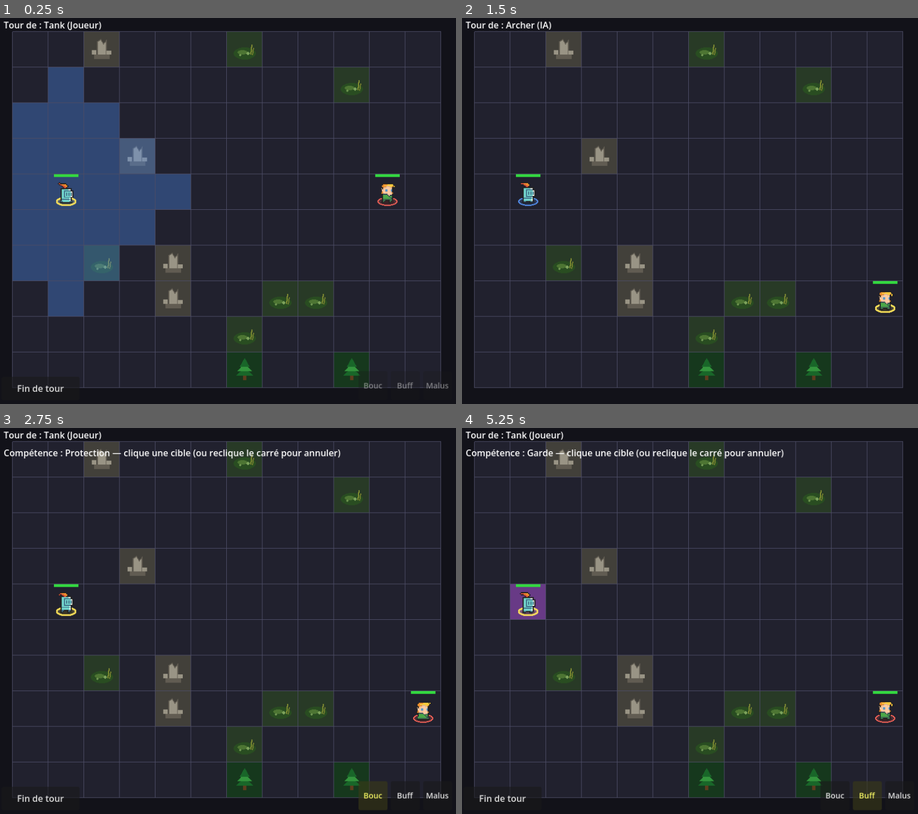
Above: before the commit, frames 1-4 (two rows, left to right).
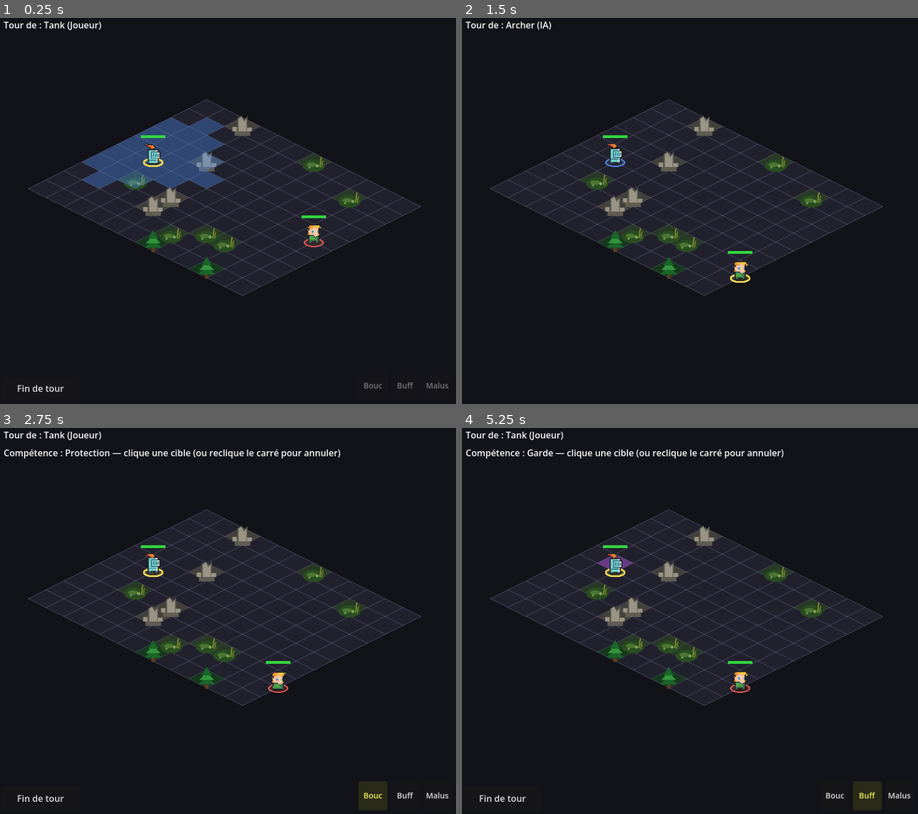
Above: after the commit, the same moments.

Repository: bodji27200-web/mon-jeux-video-
Game: Godot game, scene res://Main.tscn
Same seed, same stepped clock (60 frames per second), same inputs: the game is played once before the commit and once after it. This scene is started directly instead of the project's main scene.
Inputs (mouse positions are in pixels of both pictures, inside the frame that each line leads up to):
- Up to frame 1 (0.25 s): no input
- Up to frame 2 (1.5 s): click "Fin de tour" at 0.5 s; tap Enter (ui_accept) at 1.25 s; move the mouse to (790, 191) at 1.27 s; click (790, 191) at 1.42 s
- Up to frame 3 (2.75 s): tap Enter (ui_accept) at 1.52 s; click "Bouc" at 2 s
- Up to frame 4 (5.25 s): click "Buff" at 2.75 s; click "Malus" at 3.5 s; click "Bouc" at 4.25 s; click "Buff" at 5 s

The runs differ from the first frame. In frame 1, 29% of the frame differs, in the area x 2-97%, y 3-96%; in frame 2, 17%; in frame 3, 17%; in frame 4, 17%.

Commit message:
Vue isométrique (type Into the Breach / XCOM) : grille en losanges, tri en profondeur des unités, gameplay inchangé

Diff:
--- a/Grid.gd
+++ b/Grid.gd
@@ -4,7 +4,16 @@
 
 const COLUMNS := 12
 const ROWS := 10
-const CELL_SIZE := 64
+const CELL_SIZE := 64  # conservé pour les rayons d'effets visuels (SkillFX)
+
+# --- Projection isométrique (vue inclinée type Into the Breach / XCOM) ---
+# Une case = un losange de TILE_W de large et TILE_H de haut (ratio 2:1).
+# Le gameplay reste sur des coordonnées de grille entières ; seule la conversion
+# case <-> écran change (cell_to_local / local_to_cell).
+const TILE_W := 64.0
+const TILE_H := 32.0
+# Décalage d'origine : pousse la grille pour que tout reste en coordonnées >= 0.
+const ISO_ORIGIN := Vector2(320.0, 40.0)
 
 const COLOR_CELL := Color(0.13, 0.13, 0.18)
 const COLOR_LINE := Color(0.30, 0.30, 0.40)
@@ -21,37 +30,48 @@
 
 
 func _draw() -> void:
-	var w := COLUMNS * CELL_SIZE
-	var h := ROWS * CELL_SIZE
-	# Cases de base
-	for col in COLUMNS:
-		for row in ROWS:
-			draw_rect(_cell_rect(Vector2i(col, row)), COLOR_CELL)
-	# Terrain tactique : fond teinté discret (zone d'effet) + décor vectoriel.
+	# Sol : un losange par case (du fond vers l'avant pour un recouvrement propre).
+	for row in ROWS:
+		for col in COLUMNS:
+			var cell := Vector2i(col, row)
+			_fill_cell(cell, COLOR_CELL)
+			_outline_cell(cell, COLOR_LINE, 1.0)
+	# Terrain tactique : losange teinté (zone d'effet) + décor vectoriel debout.
 	for cell in terrain:
 		var tid: String = terrain[cell]
 		if not GameData.TERRAIN.has(tid):
 			continue
-		draw_rect(_cell_rect(cell), GameData.TERRAIN[tid].color)
+		_fill_cell(cell, GameData.TERRAIN[tid].color)
 		_draw_terrain_feature(cell, tid)
-	# Highlights navigation
+	# Highlights navigation (posés à plat sur les losanges).
 	for cell in move_cells:
-		draw_rect(_cell_rect(cell), COLOR_MOVE)
+		_fill_cell(cell, COLOR_MOVE)
 	for cell in target_cells:
-		draw_rect(_cell_rect(cell), COLOR_TARGET)
+		_fill_cell(cell, COLOR_TARGET)
 	for cell in heal_cells:
-		draw_rect(_cell_rect(cell), COLOR_HEAL)
+		_fill_cell(cell, COLOR_HEAL)
 	for cell in skill_cells:
-		draw_rect(_cell_rect(cell), COLOR_SKILL)
-	# Lignes de grille
-	for col in COLUMNS + 1:
-		draw_line(Vector2(col * CELL_SIZE, 0), Vector2(col * CELL_SIZE, h), COLOR_LINE, 1.0)
-	for row in ROWS + 1:
-		draw_line(Vector2(0, row * CELL_SIZE), Vector2(w, row * CELL_SIZE), COLOR_LINE, 1.0)
+		_fill_cell(cell, COLOR_SKILL)
 
 
-func _cell_rect(cell: Vector2i) -> Rect2:
-	return Rect2(cell.x * CELL_SIZE, cell.y * CELL_SIZE, CELL_SIZE, CELL_SIZE)
+# Les 4 sommets du losange d'une case (haut, droite, bas, gauche).
+func _diamond_points(cell: Vector2i) -> PackedVector2Array:
+	var c := cell_to_local(cell)
+	return PackedVector2Array([
+		c + Vector2(0.0, -TILE_H / 2.0),
+		c + Vector2(TILE_W / 2.0, 0.0),
+		c + Vector2(0.0, TILE_H / 2.0),
+		c + Vector2(-TILE_W / 2.0, 0.0)])
+
+
+func _fill_cell(cell: Vector2i, color: Color) -> void:
+	draw_colored_polygon(_diamond_points(cell), color)
+
+
+func _outline_cell(cell: Vector2i, color: Color, width: float) -> void:
+	var pts := _diamond_points(cell)
+	pts.append(pts[0])
+	draw_polyline(pts, color, width)
 
 
 # --- Décors de terrain (100 % vectoriel, aucun asset) ---
@@ -115,13 +135,19 @@
 	draw_colored_polygon(pts, color)
 
 
-# Centre d'une case, en coordonnées locales à la grille (pour placer les unités).
+# Centre du losange d'une case, en coordonnées locales à la grille (projection iso).
 func cell_to_local(cell: Vector2i) -> Vector2:
-	return Vector2(cell.x * CELL_SIZE + CELL_SIZE / 2.0, cell.y * CELL_SIZE + CELL_SIZE / 2.0)
+	return ISO_ORIGIN + Vector2(
+		(cell.x - cell.y) * (TILE_W / 2.0),
+		(cell.x + cell.y) * (TILE_H / 2.0))
 
 
+# Inverse de la projection : retrouve la case sous un point local (clic souris).
 func local_to_cell(local_pos: Vector2) -> Vector2i:
-	return Vector2i(floori(local_pos.x / CELL_SIZE), floori(local_pos.y / CELL_SIZE))
+	var p := local_pos - ISO_ORIGIN
+	var fx := p.x / (TILE_W / 2.0)   # = (cell.x - cell.y)
+	var fy := p.y / (TILE_H / 2.0)   # = (cell.x + cell.y)
+	return Vector2i(roundi((fx + fy) / 2.0), roundi((fy - fx) / 2.0))
 
 
 func is_inside(cell: Vector2i) -> bool:
--- a/Main.tscn
+++ b/Main.tscn
@@ -8,7 +8,8 @@
 script = ExtResource("0_battle")
 
 [node name="Grid" type="Node2D" parent="."]
-position = Vector2(32, 32)
+position = Vector2(60, 130)
+y_sort_enabled = true
 script = ExtResource("1_grid")
 
 [node name="TurnManager" type="Node" parent="."]
Not shown, changed: .gitignore
Not shown, changed: CLAUDE.md
